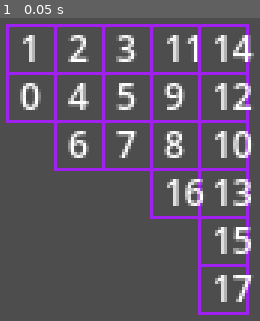
Above: before the commit, frame 1.
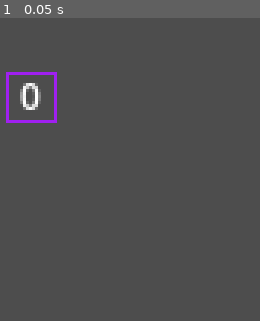
Above: after the commit, the same moment.

Repository: AshyTobi/godot-dongon
Game: Godot game, scene res://scenes/dungeon_DFS.tscn
Two runs of this game, one before a commit and one after it. Both use one fixed random seed, a clock stepped at 60 frames per second and the inputs below. This scene is started directly instead of the project's main scene.
Inputs:
- Up to frame 1 (0.05 s): no input

The runs differ from the first frame. In frame 1, 16% of the frame differs, in the area x 2-98%, y 1-99%.
Error after the commit: Invalid access of index '1' on a base object of type: 'Array'. (res://scripts/dfs_dungeon.gd:24)

Commit message:
laptop push
need the updates on laptop since i wanna chill in beeeed mmhm!

Diff:
--- a/scripts/dfs_dungeon.gd
+++ b/scripts/dfs_dungeon.gd
@@ -8,7 +8,7 @@
 
 @onready var roomsToGenerate: Array = []
 @onready var roomPositions = {}
-@onready var roomAmount = 17
+var roomAmount = 20
 
 
 func _ready():
@@ -19,25 +19,27 @@
 	generate_dungeon()
 
 
-# generates roomAmount rooms + a few extra
 func generate_dungeon():
 	for i in roomAmount:
 		open_doors(roomsToGenerate[i])
 
 
-# tries to open the door in all cardinal directions with a 50% chance
-# and generates a new room in that direction if possible
+# TODO
+# still not very satisfing how this gets generated. i'm sad.
 func open_doors(room):
+	var possibleDirections = []
+	var openRandomAmount = 0
 	for direction in room.doors:
-		# this part needs to be refined
-		# current chance is 50% for all doors, should be flexable
-		# there is a possibility, that all doors are closed.
-		# at least one should be open
-		if room.doors[direction]:
-			continue
-		room.doors[direction] = randi_range(1,100) <= 40
-		if room.doors[direction] and !room_exists(direction, room.pos):
-			create_new_room(direction, room.pos)
+		if !room.doors[direction] and !room_exists(direction, room.pos):
+			possibleDirections.append(direction)
+
+	if !possibleDirections.is_empty():
+		openRandomAmount = randi_range(0,possibleDirections.size())
+
+	for i in openRandomAmount:
+		var randomDirection = possibleDirections.pick_random()
+		possibleDirections.erase(randomDirection)
+		create_new_room(randomDirection, room.pos)
 
 
 func room_exists(direction, pos) -> bool:
@@ -75,4 +77,4 @@
 	for i in roomsToGenerate.size():
 		draw_rect(Rect2i(roomsToGenerate[i].pos * Vector2i(16,16), Vector2i(16,16)), Color.PURPLE, false, 1)
 		draw_string(ThemeDB.fallback_font,roomsToGenerate[i].pos * Vector2i(16,16) + Vector2i(4,12),str(i),HORIZONTAL_ALIGNMENT_LEFT,-1,12)
-		#print("nl")
+		print("nl")
